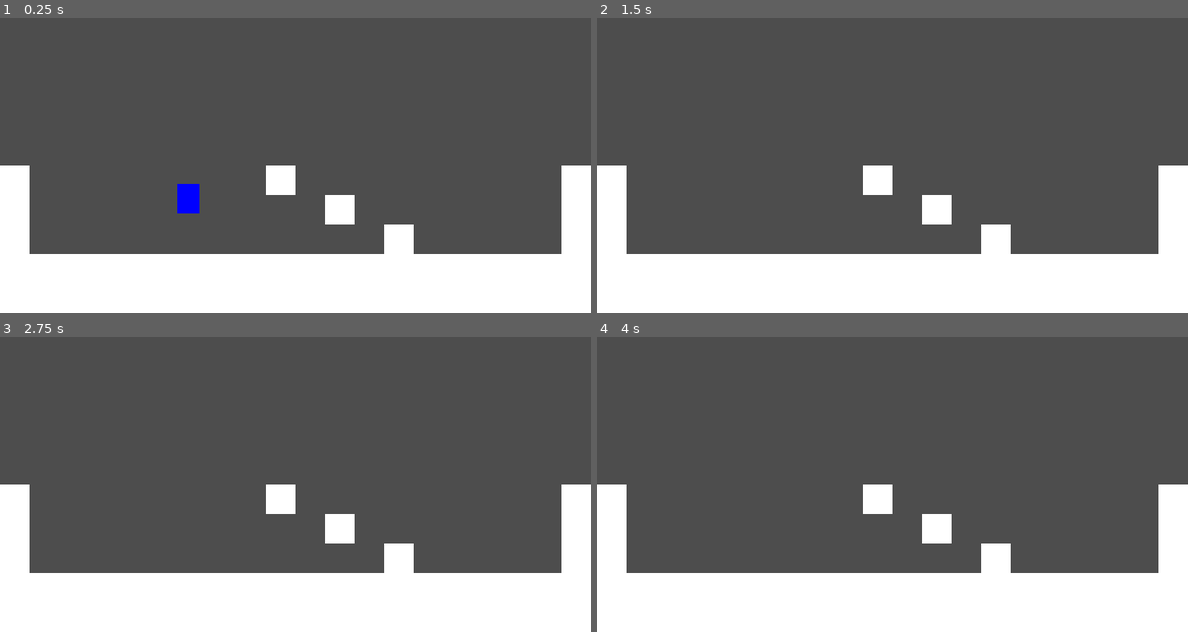
Above: before the commit, frames 1-4 (two rows, left to right).
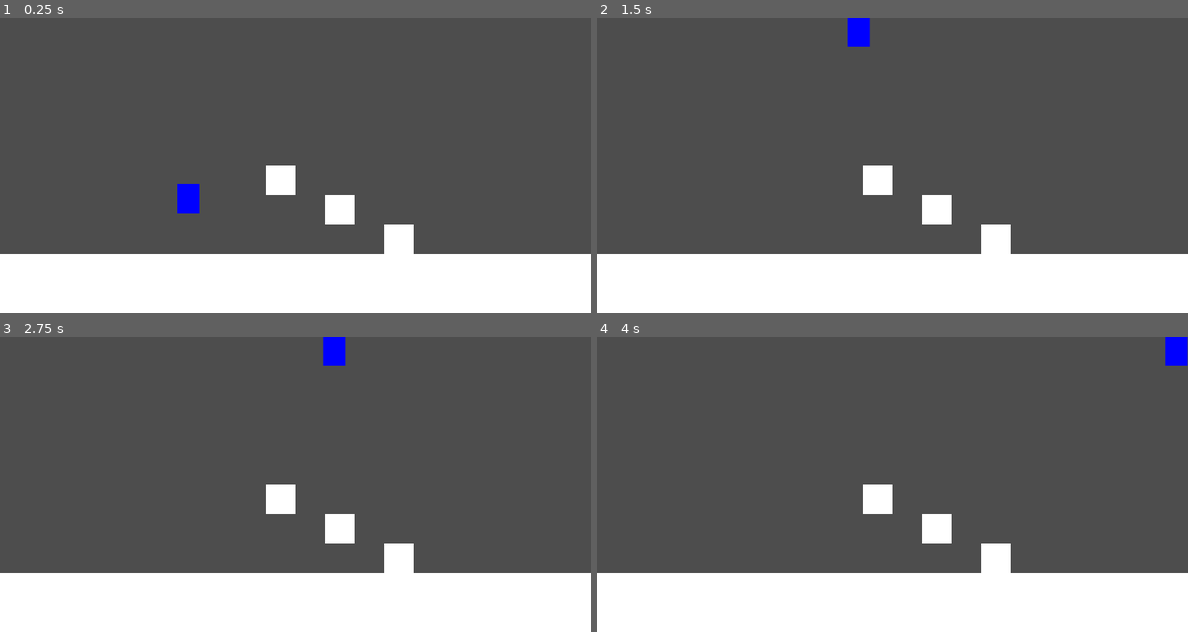
Above: after the commit, the same moments.

Repository: gabeschrock/frictionless
Game: Godot game, scene res://main.tscn
Two runs of this game, one before a commit and one after it. Both use one fixed random seed, a clock stepped at 60 frames per second and the inputs below.
Inputs:
- Up to frame 1 (0.25 s): no input
- Up to frame 2 (1.5 s): hold Right (move_right) 0.53-1.28 s; hold Up (jump) 0.53-1.28 s; hold Left (move_left) from 1.28 s (still down); tap Up (jump) at 1.35 s
- Up to frame 3 (2.75 s): tap Up (jump) at 1.52, 1.82 s; release Left (move_left) at 2.03 s; hold Right (move_right) from 2.03 s (still down); hold Up (jump) from 2.03 s (still down)
- Up to frame 4 (4 s): release Up (jump) at 2.78 s; tap Up (jump) at 2.85, 3.02, 3.32 s; release Right (move_right) at 3.53 s; hold Left (move_left) from 3.53 s (still down); hold Up (jump) from 3.53 s (still down)

The runs differ from the first frame. In frame 1, 3.0% of the frame differs, in the area x 0-100%, y 50-80%; in frame 2, 3.4%, in the area x 0-100%, y 0-80%; in frame 3, 3.4%; in frame 4, 3.4%.

Commit message:
changed level to an enclosed space

Diff:
--- a/demo_level.tscn
+++ b/demo_level.tscn
@@ -7,4 +7,4 @@
 tile_set = ExtResource("1_btkm4")
 format = 2
 layer_0/name = "Level"
-layer_0/tile_data = PackedInt32Array(524302, 1, 0, 524301, 1 …(501 unchanged characters)… , 1, 0, 589843, 1, 0, 589836, 1, 0, 458752, 1, 0, 393216, 1, 0, 327680, 1, 0, 458771, 1, 0, 393235, 1, 0, 327699, 1, 0, 458765, 1, 0, 393227, 1, 0, 327689, 1, 0)
+layer_0/tile_data = PackedInt32Array(524302, 1, 0, 524301, 1 …(501 unchanged characters)… , 1, 0, 589843, 1, 0, 589836, 1, 0, 458765, 1, 0, 393227, 1, 0, 327689, 1, 0, 458772, 1, 0, 393236, 1, 0, 327700, 1, 0, 262164, 1, 0, 196628, 1, 0, 131092, 1, 0, 65556, 1, 0, 20, 1, 0, -65517, 1, 0, -65518, 1, 0, -65519, 1, 0, -65520, 1, 0, -65521, 1, 0, -65522, 1, 0, -65523, 1, 0, -65524, 1, 0, -65525, 1, 0, -65526, 1, 0, -65527, 1, 0, -65528, 1, 0, -65529, 1, 0, -65530, 1, 0, -65531, 1, 0, -65532, 1, 0, -65533, 1, 0, -65534, 1, 0, -65535, 1, 0, -65536, 1, 0, 65535, 1, 0, 131071, 1, 0, 196607, 1, 0, 262143, 1, 0, 327679, 1, 0, 393215, 1, 0, 458751, 1, 0, 524287, 1, 0)
--- a/player.gd
+++ b/player.gd
@@ -7,10 +7,9 @@
 
 # Called every frame. 'delta' is the elapsed time since the previous frame.
 func _process(delta):
-
+	if Input.is_action_just_pressed("jump"):
+		linear_velocity.y -= 800
 	if Input.is_action_pressed("move_right"):
 		linear_velocity.x += 400 * delta
 	if Input.is_action_pressed("move_left"):
 		linear_velocity.x -= 400 * delta
-	if Input.is_action_pressed("jump"):
-		linear_velocity.y -= 400
--- a/player.tscn
+++ b/player.tscn
@@ -4,7 +4,7 @@
 [ext_resource type="Texture2D" uid="uid://d0pdwqfrujekl" path="res://assets/Player placeholder.png" id="2_33qst"]
 
 [sub_resource type="RectangleShape2D" id="RectangleShape2D_n820v"]
-size = Vector2(48, 64)
+size = Vector2(48, 62)
 
 [sub_resource type="SpriteFrames" id="SpriteFrames_3g75i"]
 animations = [{
@@ -18,11 +18,13 @@
 }]
 
 [node name="Player" type="RigidBody2D"]
+collision_mask = 2
 can_sleep = false
 lock_rotation = true
 script = ExtResource("1_wk7f4")
 
 [node name="CollisionShape2D" type="CollisionShape2D" parent="."]
+position = Vector2(1, 1)
 shape = SubResource("RectangleShape2D_n820v")
 
 [node name="AnimatedSprite2D" type="AnimatedSprite2D" parent="."]
--- a/project.godot
+++ b/project.godot
@@ -42,6 +42,11 @@
 ]
 }
 
+[layer_names]
+
+2d_physics/layer_1="Player"
+2d_physics/layer_2="World"
+
 [rendering]
 
 renderer/rendering_method="mobile"
--- a/resources/default_material.tres
+++ b/resources/default_material.tres
@@ -2,3 +2,4 @@
 
 [resource]
 friction = 0.0
+absorbent = true
--- a/resources/level_tileset.tres
+++ b/resources/level_tileset.tres
@@ -23,6 +23,7 @@
 0:1/0/physics_layer_0/polygon_0/points = PackedVector2Array(-8, -8, 8, -8, 8, 8, -8, 8)
 
 [resource]
-physics_layer_0/collision_layer = 1
+physics_layer_0/collision_layer = 2
+physics_layer_0/collision_mask = 0
 physics_layer_0/physics_material = ExtResource("1_frrr8")
 sources/1 = SubResource("TileSetAtlasSource_8i2qg")
Not shown: 1 places in level_rect.tscn that only renumber resources
